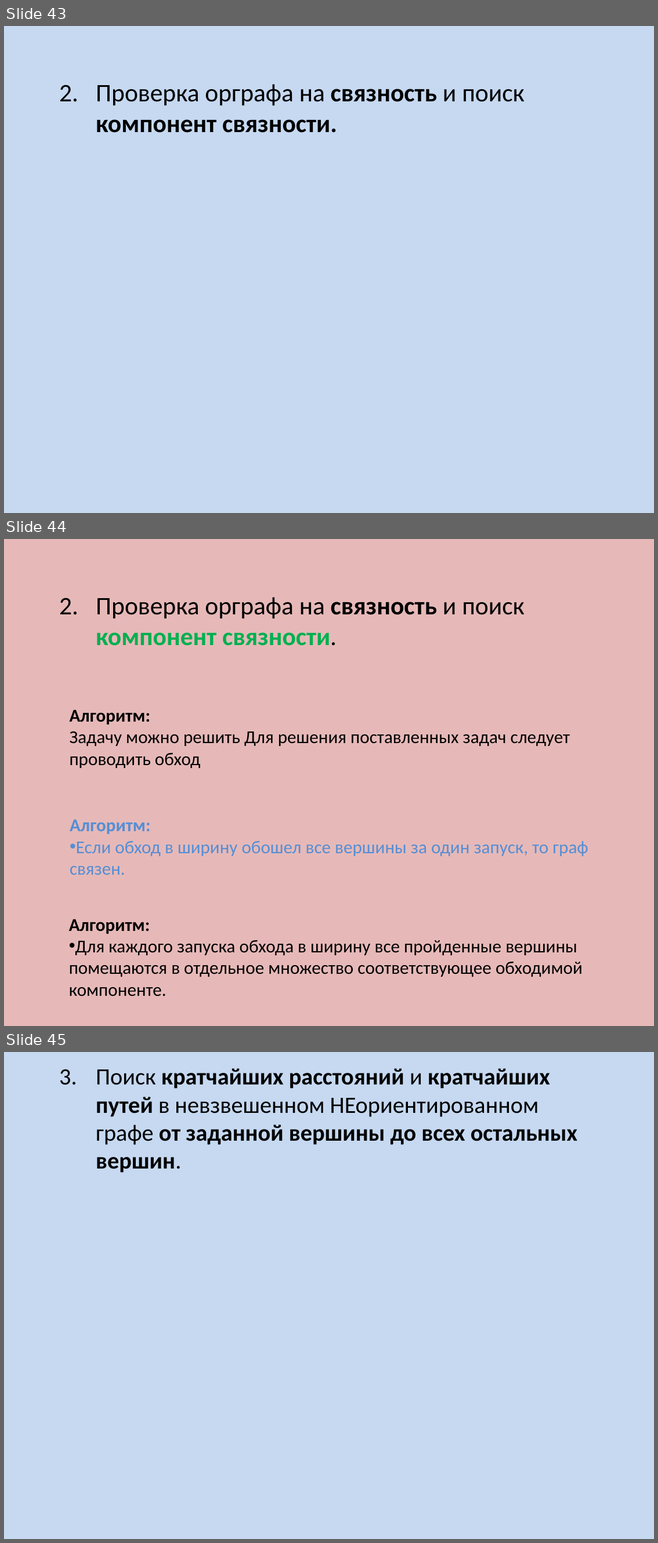
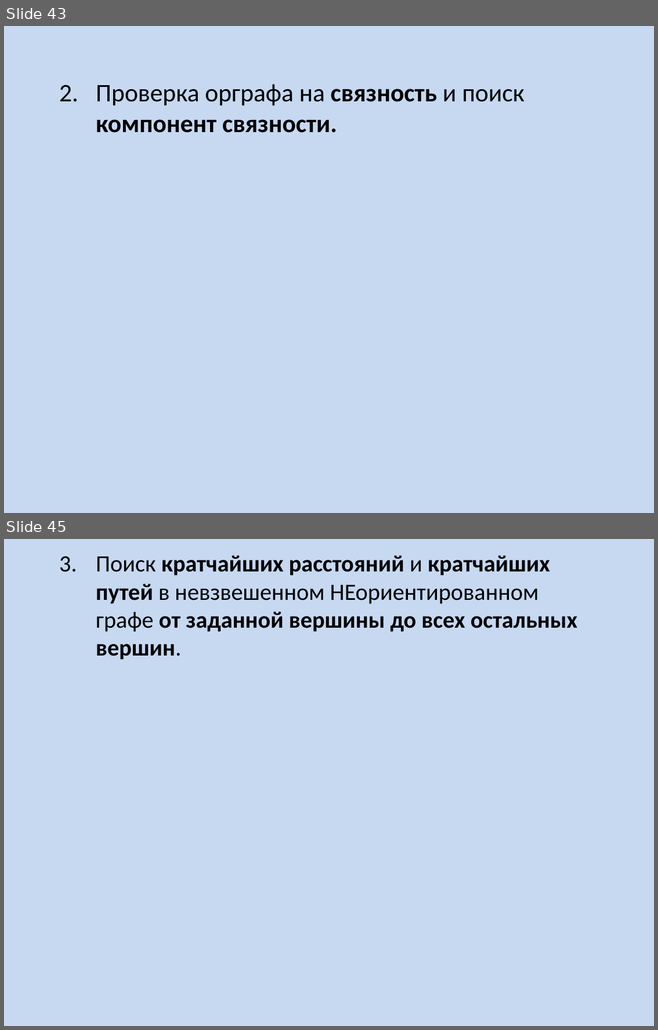
Before and after one commit to SteinbergOB/ANG, a slide deck: Презентации/Лекция 1.pptx. Shown one above the other, each under a label of ours: slides 43, 44 and 45 before the commit, slides 43 and 45 after it; the slides between them are not shown. The pictures are 658x1543 and 658x1030 pixels, drawn with LibreOffice and Linux fonts; fonts in the diff are those of the drawing. Boxes give left, top, right and bottom in pixels: in the first picture for what was removed or moved away, otherwise in the second. Text is boxed around its words. In the diff, an @@ line names an element or a change of style, - is before the commit and + after.

```diff
--- a/Презентации/Лекция 1.pptx
+++ b/Презентации/Лекция 1.pptx
@@ slide 44 removed at box(4, 539, 654, 1026), background #E6B9B8 @@
@@ text removed at box(96, 597, 524, 646) @@
-2. Проверка орграфа на связность и поиск компонент связности.
@@ text removed at box(70, 710, 570, 768) @@
-Алгоритм:
-Задачу можно решить Для решения поставленных задач следует проводить обход
@@ text removed at box(70, 820, 587, 875) @@
-Алгоритм:
-• Если обход в ширину обошел все вершины за один запуск, то граф связен.
@@ text removed at box(69, 919, 582, 997) @@
-Алгоритм:
-• Для каждого запуска обхода в ширину все пройденные вершины помещаются в отдельное множество соответствующее обходимой компоненте.
```
Also in this commit, not shown: 1 slide changed, 3 slides added, 1 other slide removed.
